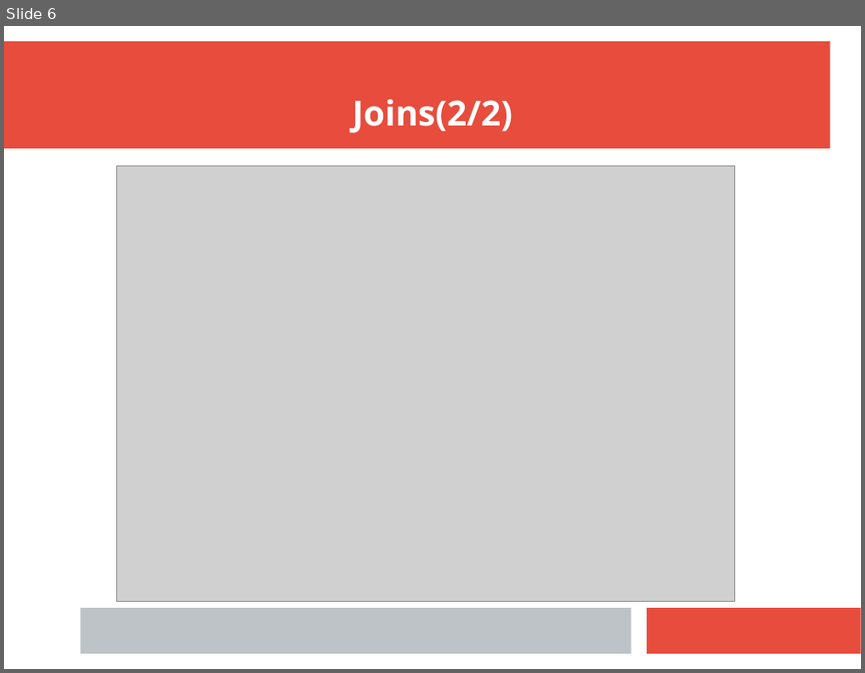
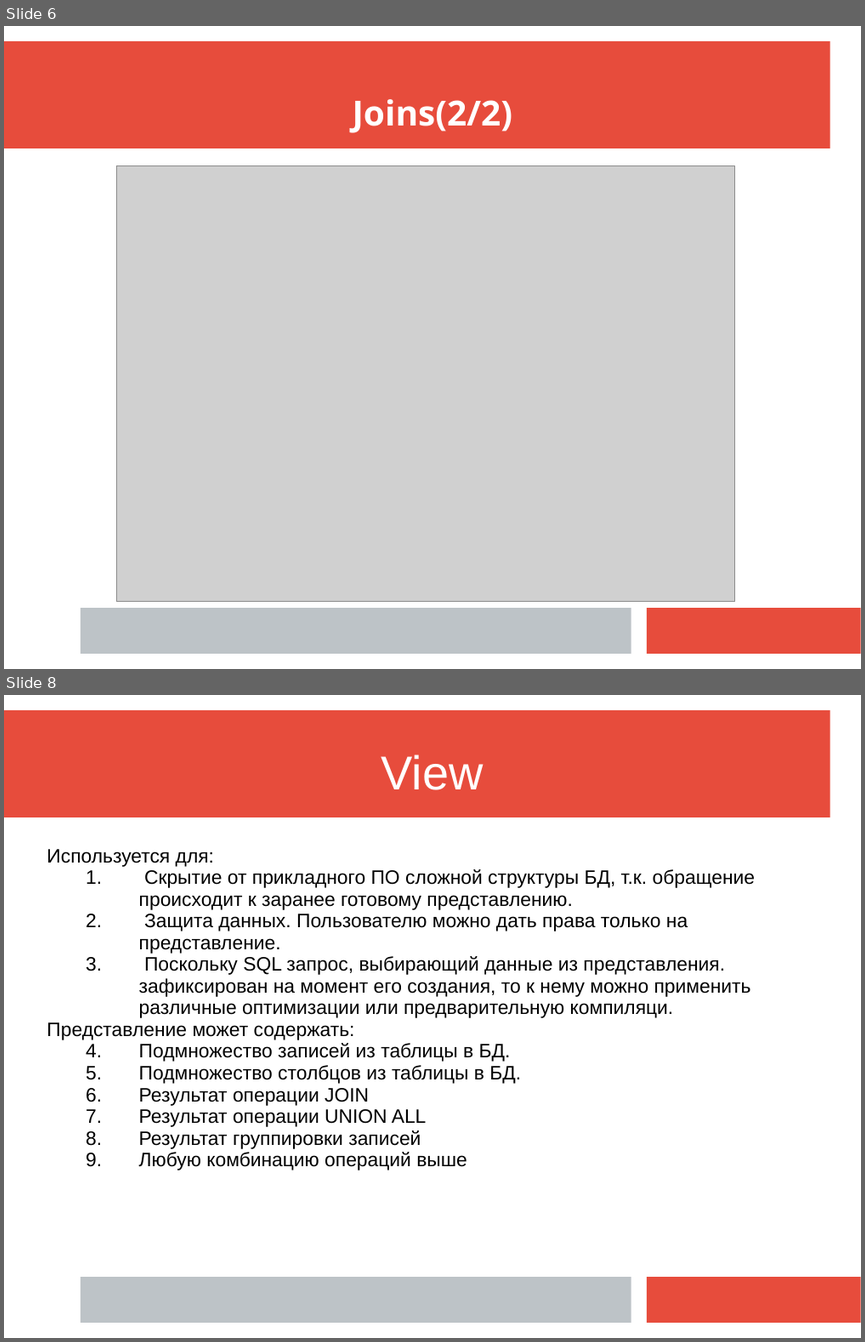
Before and after one commit to MightyRaccoon/DB_Course, a slide deck: Lectures/Lecture_0 - Induction.ppt. Shown one above the other, each under a label of ours: slide 6 before the commit, slides 6 and 8 after it; the slides between them are not shown. The pictures are 865x673 and 865x1342 pixels, drawn with LibreOffice and Linux fonts; fonts in the diff are those of the drawing; grey boxes stand for pictures. Boxes give left, top, right and bottom in pixels: in the first picture for what was removed or moved away, otherwise in the second. Text is boxed around its words. In the diff, an @@ line names an element or a change of style, - is before the commit and + after.

```diff
--- a/Lectures/Lecture_0 - Induction.ppt
+++ b/Lectures/Lecture_0 - Induction.ppt
@@ slide 8 added at box(4, 695, 861, 1338), background #FFFFFF; not listed: 3 template elements that a slide beside it also shows @@
@@ title added at box(381, 755, 483, 790), 44 pt, text #FFFFFF @@
+View
@@ subtitle added at box(46, 849, 755, 1170), 18 pt, text #000000 @@
+Используется для:
+  1. Скрытие от прикладного ПО сложной структуры БД, т.к. обращение происходит к заранее готовому представлению.
+  2. Защита данных. Пользователю можно дать права только на представление.
+  3. Поскольку SQL запрос, выбирающий данные из представления. зафиксирован на момент его создания, то к нему можно применить различные оптимизации или предварительную компиляци.
+Представление может содержать:
+  1. Подмножество записей из таблицы в БД.
+  2. Подмножество столбцов из таблицы в БД.
+  3. Результат операции JOIN
+  4. Результат операции UNION ALL
+  5. Результат группировки записей
+  6. Любую комбинацию операций выше
```
Also in this commit, not shown: 1 slide changed, 3 other files.
